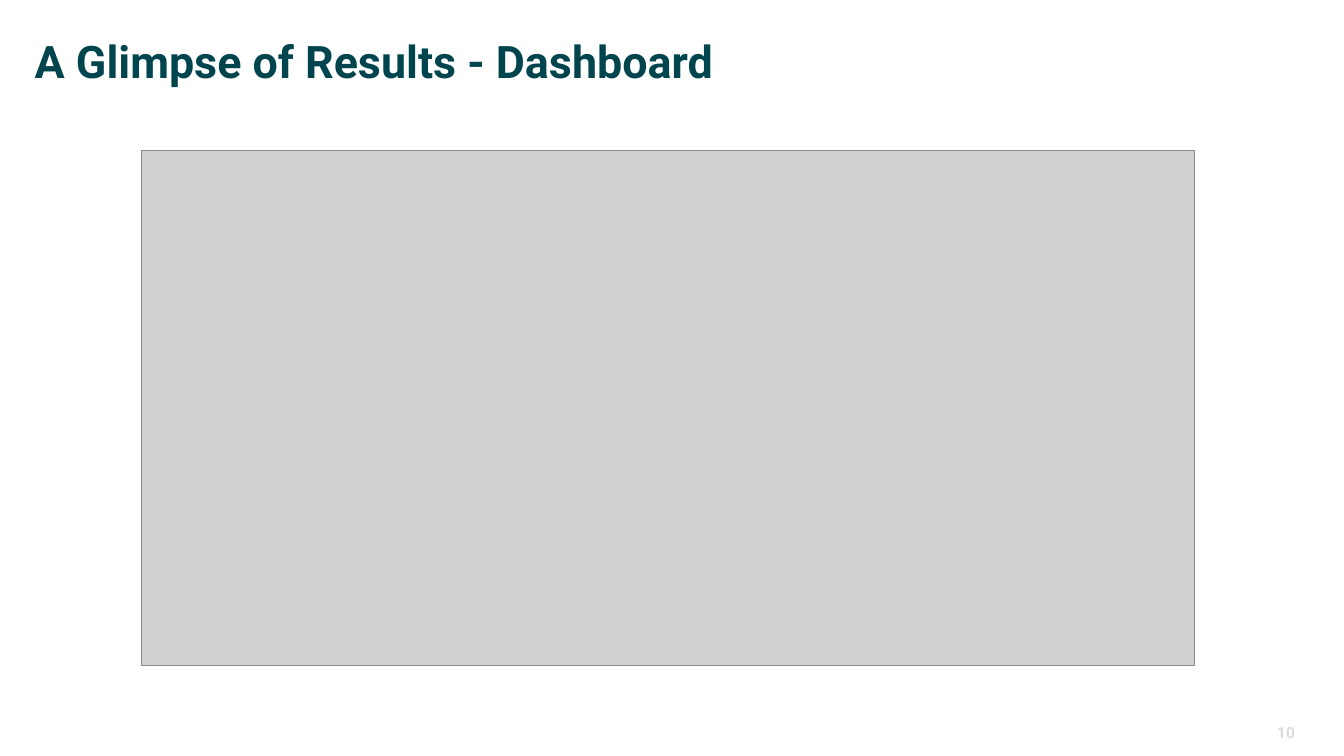
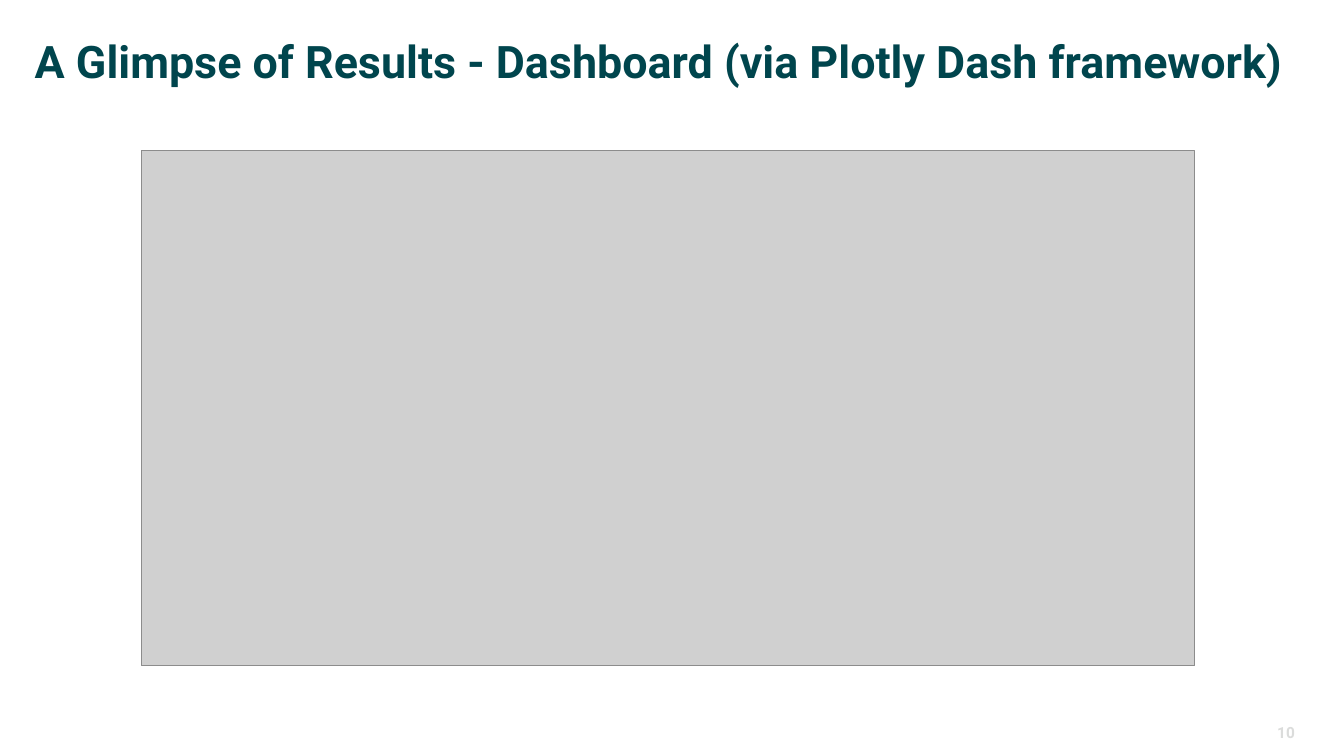
Before and after one commit to ketancmaheshwari/urgent-computing-sched, a slide deck: slide 10 of wisdom-pres.pptx. Drawn at 1344x756 pixels with LibreOffice and Linux fonts; fonts in the diff are those of the drawing; grey boxes stand for pictures; background and template pictures are left out. Boxes give left, top, right and bottom in pixels: in the first picture for what was removed or moved away, otherwise in the second. Text is boxed around its words. In the diff, an @@ line names an element or a change of style, - is before the commit and + after.

```diff
--- a/wisdom-pres.pptx
+++ b/wisdom-pres.pptx
@@ title at box(35, 43, 1282, 88): text changed @@
-A Glimpse of Results - Dashboard
+A Glimpse of Results - Dashboard (via Plotly Dash framework)
```
Also in this commit, not shown: 8 other slides changed.
